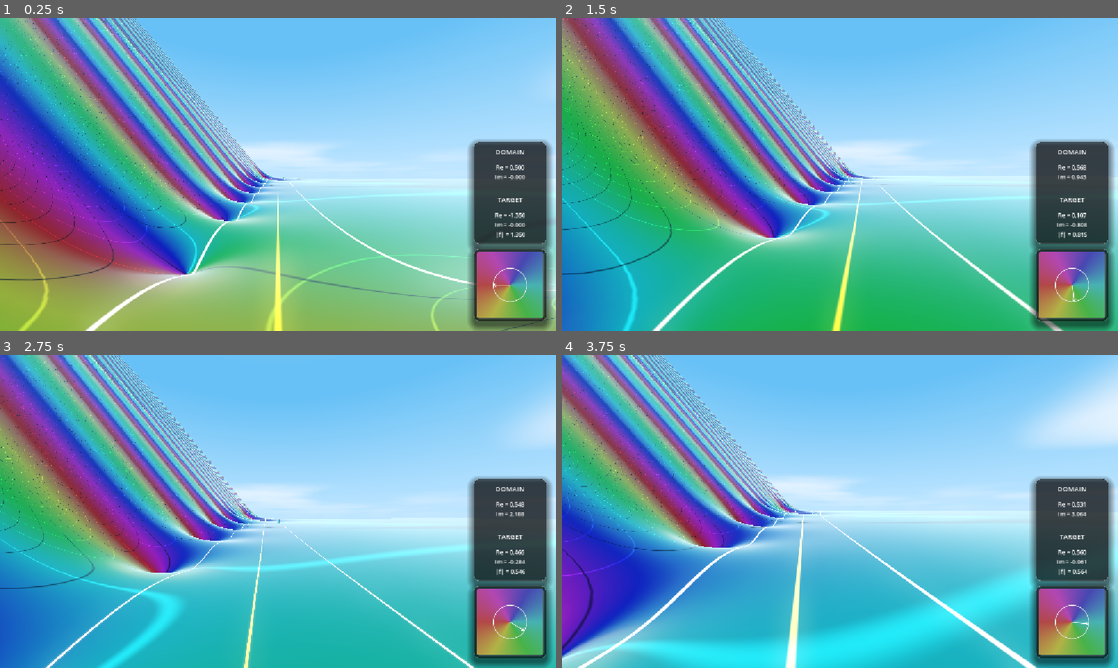
Above: before the commit, frames 1-4 (two rows, left to right).
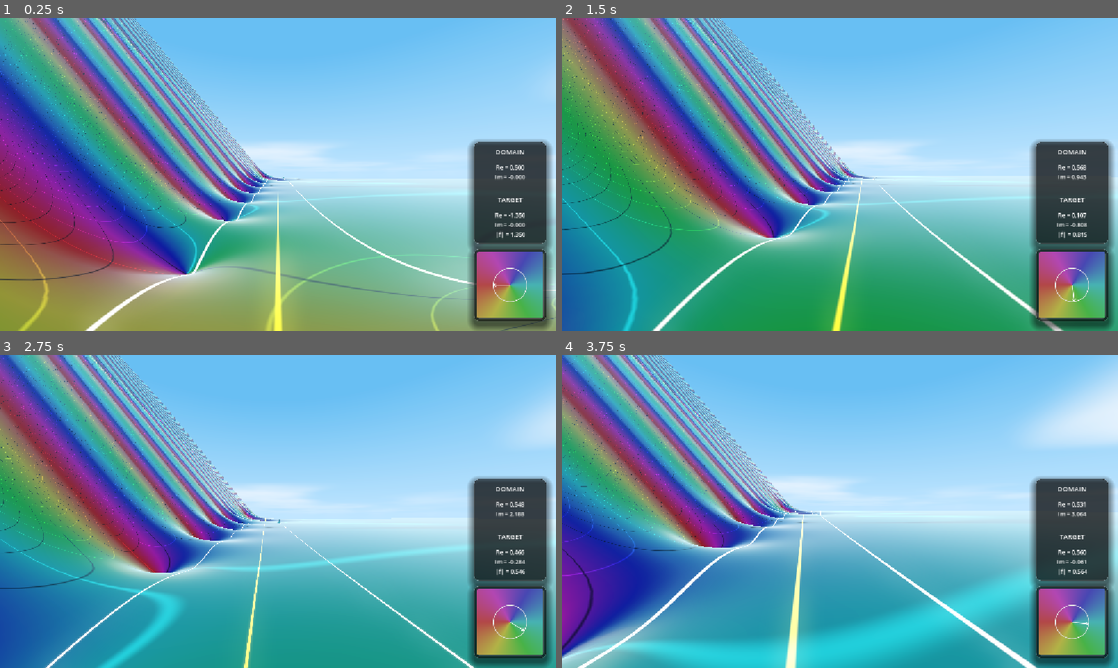
Above: after the commit, the same moments.

Repository: allanino/complex-functions-explorer
Game: Godot game, scene res://scenes/main.tscn
The game is run twice, just before and just after one commit, with the same random seed, the same clock (stepped at 60 frames per second) and the same inputs.
Inputs (mouse positions are in pixels of both pictures, inside the frame that each line leads up to):
- Up to frame 1 (0.25 s): no input
- Up to frame 2 (1.5 s): tap Enter at 0.5 s; move the mouse to (867, 174) at 0.52 s; hold W (move_forward) from 0.53 s (still down); tap G at 0.6 s; tap Space at 0.77 s; move the mouse to (812, 174) at 1.27 s; tap N at 1.35 s
- Up to frame 3 (2.75 s): keep holding W (move_forward); tap Space at 1.52 s; move the mouse to (289, 505) at 2.02 s; tap C at 2.1 s
- Up to frame 4 (3.75 s): keep holding W (move_forward); move the mouse to (834, 517) at 2.77 s; tap Shift at 2.85 s; tap Space at 3.02 s; move the mouse to (878, 514) at 3.52 s; hold Ctrl from 3.53 s (still down)

The runs differ from the first frame. In frame 1, 9.2% of the frame differs, in the area x 0-65%, y 42-100%; in frame 2, 21%; in frame 3, 22%; in frame 4, 26%, in the area x 0-100%, y 46-100%.

Commit message:
Add orange tint to sun

Diff:
--- a/scripts/world_manager.gd
+++ b/scripts/world_manager.gd
@@ -15,6 +15,7 @@
 
 var _golden_hour_transition: float = 0.0
 var _day_night_time: float = 0.0
+var _sun_color = Color("#fc9500")
 
 # Uncomment this to debug the mesh wireframe
 # func _ready():
@@ -81,7 +82,7 @@
 			sun.basis = Basis.looking_at(sun_dir, Vector3.UP if abs(sun_dir.y) < 0.99 else Vector3.FORWARD)
 			# Keep energy at 1.0 until sun is half-submerged, then fade quickly
 			sun.light_energy = smoothstep(-0.02, 0.02, sun_elevation)
-			sun.light_color = lerp(Color.WHITE, Color(1.0, 0.5, 0.2), _golden_hour_transition)
+			sun.light_color = lerp(_sun_color, Color(1.0, 0.5, 0.2), _golden_hour_transition)
 			sun.shadow_enabled = Field.shadows_enabled and sun_elevation > 0.01
 
 		if moon:
@@ -101,7 +102,7 @@
 		if sun:
 			var target_dir = lerp(Vector3.DOWN, Vector3(-1.0, -0.1, 0.0).normalized(), _golden_hour_transition)
 			sun.basis = Basis.looking_at(target_dir, Vector3.UP if abs(target_dir.normalized().y) < 0.5 else Vector3.FORWARD)
-			sun.light_color = lerp(Color.WHITE, Color(1.0, 0.5, 0.2), _golden_hour_transition)
+			sun.light_color = lerp(_sun_color, Color(1.0, 0.5, 0.2), _golden_hour_transition)
 			sun.light_energy = lerp(1.0, 1.5, _golden_hour_transition)
 			sun.shadow_enabled = Field.shadows_enabled
 
